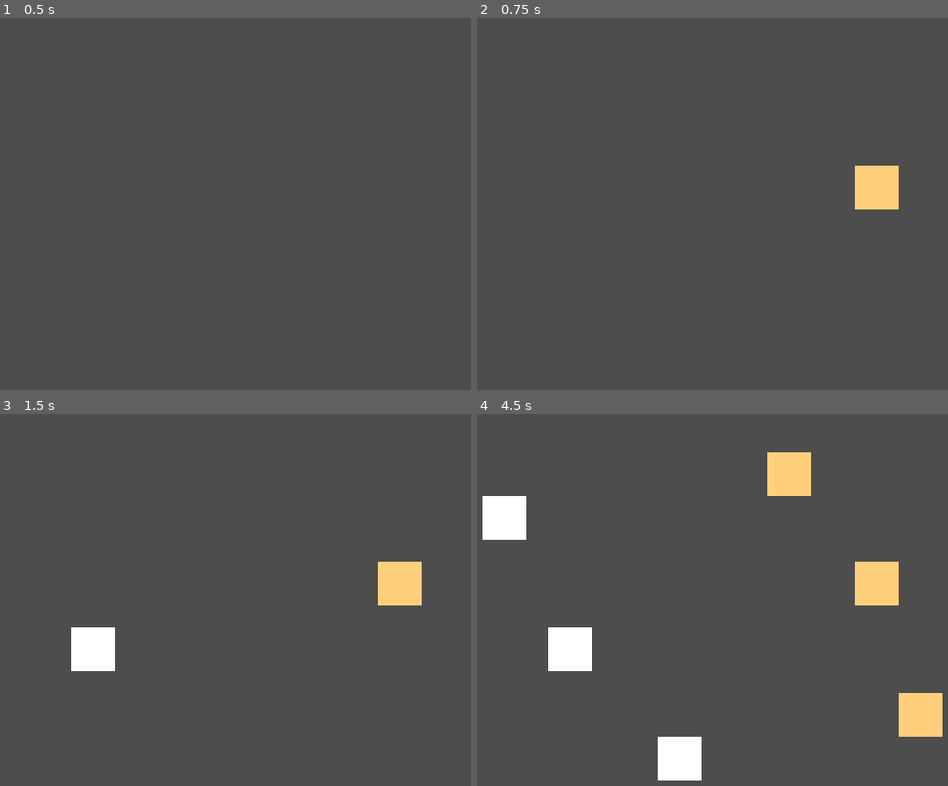
Above: before the commit, frames 1-4 (two rows, left to right).
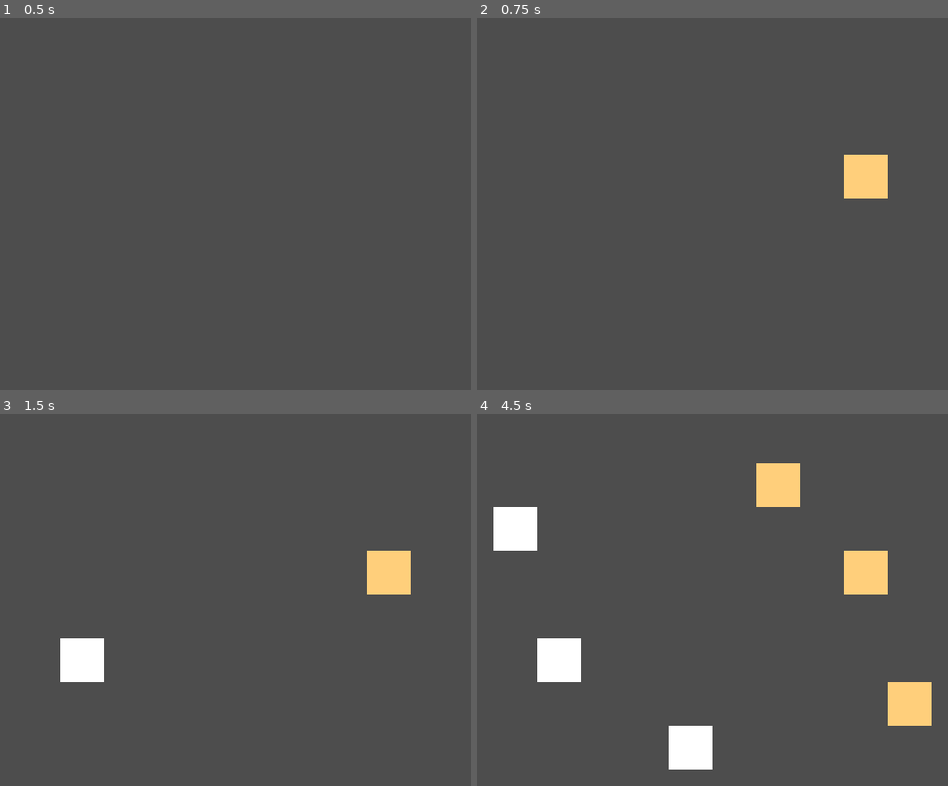
Above: after the commit, the same moments.

Repository: TylerPelaez/pixel-game-jam
Game: Godot game, scene res://Scenes/GridController.tscn
The game is run twice, just before and just after one commit, with the same random seed, the same clock (stepped at 60 frames per second) and the same inputs. This scene is started directly instead of the project's main scene.
Inputs (mouse positions are in pixels of both pictures, inside the frame that each line leads up to):
- Up to frame 1 (0.5 s): no input
- Up to frame 2 (0.75 s): tap Enter at 0.5 s; move the mouse to (867, 189) at 0.52 s; hold Right (ui_right) from 0.53 s (still down); hold 1 (Place Trap 1) from 0.53 s (still down); click (867, 189) at 0.67 s
- Up to frame 3 (1.5 s): tap Space at 1.25 s; move the mouse to (94, 648) at 1.27 s; release Right (ui_right) at 1.28 s; release 1 (Place Trap 1) at 1.28 s; hold Down (ui_down) from 1.28 s (still down); tap 2 (Place Trap 2) at 1.35 s; click (94, 648) at 1.42 s
- Up to frame 4 (4.5 s): tap Enter at 2, 3.5 s; move the mouse to (783, 473) at 2.02 s; release Down (ui_down) at 2.03 s; hold Right (ui_right) 2.03-2.78 s; hold 1 (Place Trap 1) 2.03-2.78 s; click (783, 473) at 2.17 s; tap Space at 2.75, 4.25 s; move the mouse to (679, 748) at 2.77 s; hold Up (ui_up) 2.78-3.53 s; tap 2 (Place Trap 2) at 2.85, 4.35 s; click (679, 748) at 2.92 s; move the mouse to (924, 715) at 3.52 s; hold 1 (Place Trap 1) 3.53-4.28 s; hold Left (ui_left) from 3.53 s (still down); click (924, 715) at 3.67 s; move the mouse to (500, 518) at 4.27 s; click (500, 518) at 4.42 s

Frame 1 is identical in both runs. In frame 2, 1.0% of the frame differs, in the area x 77-90%, y 36-52%; in frame 3, 1.9%; in frame 4, 5.7%, in the area x 1-99%, y 10-99%.

Commit message:
Update trap placement logic to notify nav mesh to rebuild

Diff:
--- a/Enemy/Enemy.gd
+++ b/Enemy/Enemy.gd
@@ -61,8 +61,8 @@
 
 	if input_vector != Vector2.ZERO:
 		scratch_velocity = scratch_velocity.move_toward(input_vector * MAX_SPEED, ACCELERATION * delta)
-		animation_tree.set("parameters/Idle/blend_position", input_vector.x)
-		animation_tree.set("parameters/Attack/blend_position", input_vector.x)
+		animation_tree.set("parameters/Idle/blend_position", scratch_velocity.x)
+		animation_tree.set("parameters/Attack/blend_position", scratch_velocity.x)
 	else:
 		scratch_velocity = scratch_velocity.move_toward(Vector2.ZERO, FRICTION * delta)
 
--- a/Enemy/Enemy.tscn
+++ b/Enemy/Enemy.tscn
@@ -31,6 +31,7 @@
 blend_point_0/pos = 1.0
 blend_point_1/node = SubResource("AnimationNodeAnimation_2f1v5")
 blend_point_1/pos = -1.0
+blend_mode = 1
 
 [sub_resource type="AnimationNodeAnimation" id="AnimationNodeAnimation_406kr"]
 animation = &"IdleRight"
@@ -43,6 +44,7 @@
 blend_point_0/pos = 1.0
 blend_point_1/node = SubResource("AnimationNodeAnimation_texs1")
 blend_point_1/pos = -1.0
+blend_mode = 1
 
 [sub_resource type="AnimationNodeStateMachineTransition" id="AnimationNodeStateMachineTransition_fv5lj"]
 advance_mode = 2
--- a/Player/PlayerController.gd
+++ b/Player/PlayerController.gd
@@ -94,3 +94,9 @@
 func _on_stats_no_health():
 	emit_signal("died")
 	print("Died")
+
+func on_placement_started():
+	pass
+
+func on_placement_ended():
+	pass
--- a/Player/PlayerController.tscn
+++ b/Player/PlayerController.tscn
@@ -94,6 +94,7 @@
 blend_point_3/pos = Vector2(0, -1.1)
 min_space = Vector2(-1, -1.1)
 max_space = Vector2(1, 1.1)
+blend_mode = 1
 
 [sub_resource type="AnimationNodeAnimation" id="AnimationNodeAnimation_q85t1"]
 animation = &"IdleRight"
@@ -118,6 +119,7 @@
 blend_point_3/pos = Vector2(0, -1.1)
 min_space = Vector2(-1, -1.1)
 max_space = Vector2(1, 1.1)
+blend_mode = 1
 
 [sub_resource type="AnimationNodeAnimation" id="AnimationNodeAnimation_d1vag"]
 animation = &"RunRight"
@@ -142,6 +144,7 @@
 blend_point_3/pos = Vector2(0, -1.1)
 min_space = Vector2(-1, -1.1)
 max_space = Vector2(1, 1.1)
+blend_mode = 1
 
 [sub_resource type="AnimationNodeStateMachineTransition" id="AnimationNodeStateMachineTransition_s4b5k"]
 
@@ -559,7 +562,8 @@
 collision_layer = 2
 motion_mode = 1
 script = ExtResource("1_utrqs")
-MAX_SPEED = 150
+ACCELERATION = 1000
+FRICTION = 1000
 
 [node name="Sprite2D" type="Sprite2D" parent="."]
 texture = ExtResource("2_6bgjk")
@@ -601,7 +605,7 @@
 parameters/playback = SubResource("AnimationNodeStateMachinePlayback_80s4j")
 parameters/Attack/blend_position = Vector2(0.098117, 0.0329342)
 parameters/Idle/blend_position = Vector2(0.098117, -0.00658679)
-parameters/Run/blend_position = Vector2(0.102081, 0.00658679)
+parameters/Run/blend_position = Vector2(0.0128913, 0.0197605)
 
 [node name="AnimationPlayer" type="AnimationPlayer" parent="."]
 autoplay = "RESET"
--- a/Player/Traps/MeleeTrap.gd
+++ b/Player/Traps/MeleeTrap.gd
@@ -6,7 +6,7 @@
 # Implement in children
 func attack() -> void:
 	super.attack()
-#	animation_player.play(&"Attack")
+	animation_player.play(&"Attack")
 
 func should_attack() -> bool:
 	if super.should_attack():
--- a/Player/Traps/MeleeTrapStandin.tscn
+++ b/Player/Traps/MeleeTrapStandin.tscn
@@ -7,4 +7,4 @@
 real_trap = ExtResource("2_ieenl")
 
 [node name="Sprite2D" parent="." index="0"]
-modulate = Color(0.388235, 0.811765, 0.482353, 0.498039)
+modulate = Color(1, 1, 1, 0.498039)
--- a/Player/Traps/Trap.gd
+++ b/Player/Traps/Trap.gd
@@ -3,7 +3,10 @@
 
 @export var attack_capable: bool = true
 @export var attack_cooldown: float = 1.0
+
 @onready var attack_cooldown_timer: Timer = $AttackCooldownTimer
+@onready var nav_collision_polygon: CollisionPolygon2D = $NavCollider/CollisionPolygon2D
+
 
 var is_attacking := false
 
--- a/Player/Traps/Trap.tscn
+++ b/Player/Traps/Trap.tscn
@@ -30,4 +30,5 @@
 collision_mask = 0
 
 [node name="CollisionPolygon2D" type="CollisionPolygon2D" parent="NavCollider"]
+visible = false
 polygon = PackedVector2Array(-10, -10, 10, -10, 10, 10, -10, 10)
--- a/Player/Traps/TrapStandin.tscn
+++ b/Player/Traps/TrapStandin.tscn
@@ -10,4 +10,5 @@
 
 [node name="Sprite2D" type="Sprite2D" parent="."]
 modulate = Color(1, 0.811765, 0.482353, 0.498039)
+scale = Vector2(2, 2)
 texture = ExtResource("3_r8dp1")
--- a/Scenes/GameController.gd
+++ b/Scenes/GameController.gd
@@ -2,9 +2,11 @@
 class_name GameController
 
 @onready var ui_controller: UIController = $"UI Controller"
+@onready var grid_controller: GridController = $GridController
+@onready var player: PlayerController = $Player
+@onready var nav_controller: NavController = $NavigationRegion2D
 
 @export var enemy_prefab: PackedScene
-@export var player: PlayerController
 @export var enemies_per_wave_level = 30
 @export var enemy_spawn_distance = 450
 @export var wave_spawn_time_seconds: float = 30.0
@@ -17,6 +19,9 @@
 var dead_enemies_count: int
 
 func _ready():
+	grid_controller.placement_started.connect(player.on_placement_started)
+	grid_controller.placement_ended.connect(player.on_placement_ended)
+	grid_controller.placed_trap.connect(func(trap: Trap): nav_controller.add_structure(trap, trap.nav_collision_polygon))
 	start_wave()
 
 func start_wave():
--- a/Scenes/GridController.gd
+++ b/Scenes/GridController.gd
@@ -1,11 +1,17 @@
 extends Node2D
 class_name GridController
 
+signal placement_started
+signal placement_ended
+signal placed_trap(trap: Trap)
+
 @export var trap_placement_prefab_1: PackedScene
 @export var trap_placement_prefab_2: PackedScene
-@export var GRID_SIZE_PIXELS: int = 8
+@export var GRID_SIZE_PIXELS: int = 16
 
 @export var GRID_DIMENSIONS: Vector2i = Vector2.ZERO
+
+@onready var shape_cast: ShapeCast2D = $ShapeCast2D
 
 enum State {
 	DEFAULT,
@@ -27,7 +33,9 @@
 			return
 		State.PLACING:
 			var mouse_pos = get_global_mouse_position()
-			trap_placement_instance.global_position = snap_to_grid(mouse_pos)
+			var grid_pos = snap_to_grid(mouse_pos)
+			trap_placement_instance.global_position = grid_pos
+			trap_placement_instance.modulate = Color.WHITE if can_place(trap_placement_instance, grid_pos) else Color.RED
 
 func _input(event):
 	if state == State.DEFAULT and event.is_action_pressed("Place Trap 1"):
@@ -41,11 +49,42 @@
 
 func start_placing(trap_placement_prefab: PackedScene):
 	state = State.PLACING
+
 	trap_placement_instance = trap_placement_prefab.instantiate()
 	get_tree().root.add_child.call_deferred(trap_placement_instance)
 
-func place_trap(current_trap: TrapStandin, pos):
+func can_place(current_trap: TrapStandin, pos: Vector2):
+	if shape_cast.shape is RectangleShape2D:
+		shape_cast.shape.size = Vector2(GRID_SIZE_PIXELS + 2, GRID_SIZE_PIXELS + 2)
+	else:
+		push_error("Wrong Shape in Shape Cast!")
+		return false
+
+	shape_cast.position = snap_to_grid(pos)
+	shape_cast.set_collision_mask_value(1, false)
+	shape_cast.set_collision_mask_value(2, true)
+	shape_cast.set_collision_mask_value(6, true)
+
+	shape_cast.force_shapecast_update()
+	var colliding_with_entities = shape_cast.is_colliding()
+
+	shape_cast.shape.size = Vector2(GRID_SIZE_PIXELS - 1, GRID_SIZE_PIXELS - 1)
+	shape_cast.set_collision_mask_value(1, true)
+	shape_cast.set_collision_mask_value(2, false)
+	shape_cast.set_collision_mask_value(6, false)
+
+	shape_cast.force_shapecast_update()
+	var colliding_with_world = shape_cast.is_colliding()
+
+	return !colliding_with_entities && !colliding_with_world
+
+func place_trap(current_trap: TrapStandin, pos: Vector2):
+	if !can_place(current_trap, pos):
+		return
+
 	var new_trap = current_trap.real_trap.instantiate()
-	get_tree().root.add_child(new_trap)
+	get_parent().add_child(new_trap)
 	new_trap.position = pos
+	placed_trap.emit(new_trap)
+	trap_placement_instance.queue_free()
 	state = State.DEFAULT
--- a/Scenes/GridController.tscn
+++ b/Scenes/GridController.tscn
@@ -1,10 +1,18 @@
-[gd_scene load_steps=4 format=3 uid="uid://bpc4qn3bix2nh"]
+[gd_scene load_steps=5 format=3 uid="uid://bpc4qn3bix2nh"]
 
 [ext_resource type="Script" path="res://Scenes/GridController.gd" id="1_d6soy"]
 [ext_resource type="PackedScene" uid="uid://bcruqu6j56sxy" path="res://Player/Traps/TrapStandin.tscn" id="2_ndrmh"]
 [ext_resource type="PackedScene" uid="uid://gvo1yvogxxak" path="res://Player/Traps/MeleeTrapStandin.tscn" id="3_h5fbk"]
 
+[sub_resource type="RectangleShape2D" id="RectangleShape2D_2b5an"]
+size = Vector2(16, 16)
+
 [node name="GridController" type="Node2D"]
 script = ExtResource("1_d6soy")
 trap_placement_prefab_1 = ExtResource("2_ndrmh")
 trap_placement_prefab_2 = ExtResource("3_h5fbk")
+
+[node name="ShapeCast2D" type="ShapeCast2D" parent="."]
+shape = SubResource("RectangleShape2D_2b5an")
+target_position = Vector2(0, 0)
+collision_mask = 0
--- a/Scenes/TestScene.tscn
+++ b/Scenes/TestScene.tscn
@@ -10,27 +10,25 @@
 [ext_resource type="PackedScene" uid="uid://dos2g6h404rdh" path="res://Scenes/ui_controller.tscn" id="7_epif2"]
 [ext_resource type="PackedScene" uid="uid://d1nu2tugkl7u8" path="res://Scenes/wall.tscn" id="8_q1nra"]
 [ext_resource type="Script" path="res://Scripts/NavController.gd" id="9_r7anm"]
-[ext_resource type="PackedScene" uid="uid://cngny766lomx0" path="res://Player/Traps/MeleeTrap.tscn" id="9_xun5q"]
 
 [sub_resource type="NavigationPolygon" id="NavigationPolygon_d0f8k"]
 vertices = PackedVector2Array(-260, -676, 252, -676, 252, -36, -260, -36)
 polygons = Array[PackedInt32Array]([PackedInt32Array(0, 1, 2, 3)])
 outlines = Array[PackedVector2Array]([PackedVector2Array(-260, -676, 252, -676, 252, -36, -260, -36)])
 
-[node name="TestScene" type="Node2D" node_paths=PackedStringArray("player")]
+[node name="TestScene" type="Node2D"]
 y_sort_enabled = true
 script = ExtResource("1_ja4hw")
 enemy_prefab = ExtResource("3_50qa3")
-player = NodePath("Player")
 enemy_spawn_distance = 200
 
 [node name="Background" type="Sprite2D" parent="."]
 z_index = -1
 texture_repeat = 2
 texture = ExtResource("3_bacdg")
-offset = Vector2(0, -280)
+offset = Vector2(-4, -328)
 region_enabled = true
-region_rect = Rect2(-128, -240, 512, 960)
+region_rect = Rect2(0, 0, 1280, 1280)
 
 [node name="Player" parent="." instance=ExtResource("1_xlw7c")]
 position = Vector2(0, -300)
@@ -41,10 +39,9 @@
 player = NodePath("../Player")
 
 [node name="Core" parent="." instance=ExtResource("5_5uk77")]
-position = Vector2(-4, -388)
+position = Vector2(-4, -356)
 
 [node name="GridController" parent="." instance=ExtResource("6_fjncl")]
-GRID_SIZE_PIXELS = 16
 GRID_DIMENSIONS = Vector2i(64, 80)
 
 [node name="UI Controller" parent="." instance=ExtResource("7_epif2")]
@@ -68,35 +65,3 @@
 navigation_polygon = SubResource("NavigationPolygon_d0f8k")
 script = ExtResource("9_r7anm")
 grid_controller = NodePath("../GridController")
-
-[node name="MeleeTrap" parent="NavigationRegion2D" instance=ExtResource("9_xun5q")]
-y_sort_enabled = false
-position = Vector2(28, -324)
-
-[node name="MeleeTrap2" parent="NavigationRegion2D" instance=ExtResource("9_xun5q")]
-y_sort_enabled = false
-position = Vector2(60, -340)
-
-[node name="MeleeTrap4" parent="NavigationRegion2D" instance=ExtResource("9_xun5q")]
-y_sort_enabled = false
-position = Vector2(44, -340)
-
-[node name="MeleeTrap5" parent="NavigationRegion2D" instance=ExtResource("9_xun5q")]
-y_sort_enabled = false
-position = Vector2(44, -452)
-
-[node name="MeleeTrap6" parent="NavigationRegion2D" instance=ExtResource("9_xun5q")]
-y_sort_enabled = false
-position = Vector2(28, -452)
-
-[node name="MeleeTrap7" parent="NavigationRegion2D" instance=ExtResource("9_xun5q")]
-y_sort_enabled = false
-position = Vector2(-84, -404)
-
-[node name="MeleeTrap9" parent="NavigationRegion2D" instance=ExtResource("9_xun5q")]
-y_sort_enabled = false
-position = Vector2(-84, -388)
-
-[node name="MeleeTrap8" parent="NavigationRegion2D" instance=ExtResource("9_xun5q")]
-y_sort_enabled = false
-position = Vector2(12, -324)
--- a/Scripts/NavController.gd
+++ b/Scripts/NavController.gd
@@ -2,7 +2,7 @@
 class_name NavController
 
 @export var grid_controller: GridController
-var new_navigation_polygon: NavigationPolygon = get_navigation_polygon()
+var original_navigation_polygon: NavigationPolygon = get_navigation_polygon().duplicate()
 
 var to_draw = []
 var outlines = {}
@@ -11,38 +11,31 @@
 var outlines_to_grids = {}
 
 func _ready():
-	parse_2d_collisionshapes(self)
-	merge_outlines()
-	new_navigation_polygon.make_polygons_from_outlines()
-
-func parse_2d_collisionshapes(root_node: Node):
 	for i in grid_controller.GRID_DIMENSIONS.x:
 		var col = []
 		for j in grid_controller.GRID_DIMENSIONS.y:
 			col.append(-1)
 		grid_to_outline.append(col)
+	parse_2d_collisionshapes(self)
+	rebuild_polygon_from_outlines()
 
+
+func rebuild_polygon_from_outlines():
+	var new_navigation_polygon = original_navigation_polygon.duplicate()
+	merge_outlines(new_navigation_polygon)
+	new_navigation_polygon.make_polygons_from_outlines()
+	set_navigation_polygon(new_navigation_polygon)
+	NavigationServer2D.region_set_navigation_polygon(get_region_rid(), navigation_polygon)
+
+func parse_2d_collisionshapes(root_node: Node):
 	for node in root_node.get_children():
 		if node.get_child_count() > 0:
 			parse_2d_collisionshapes(node)
 
 		if node is CollisionPolygon2D:
-			var grid_pos = grid_controller.world_pos_to_grid_coords(node.global_position)
-			var collisionpolygon_transform: Transform2D = node.get_global_transform()
-			var collisionpolygon: PackedVector2Array = node.polygon
+			_add_structure(node)
 
-			var new_collision_outline: PackedVector2Array = collisionpolygon_transform * collisionpolygon
-
-			grid_to_outline[grid_pos.x][grid_pos.y] = outline_count
-			outlines[outline_count] = new_collision_outline
-			if !outlines_to_grids.has(outline_count):
-				outlines_to_grids[outline_count] = []
-
-			outlines_to_grids[outline_count].append(grid_pos)
-
-			outline_count += 1
-
-func merge_outlines():
+func merge_outlines(navigation_polygon: NavigationPolygon):
 	for x in grid_to_outline.size():
 		for y in grid_to_outline[x].size():
 			if grid_to_outline[x][y] == -1:
@@ -51,18 +44,18 @@
 			var current_outline_key = grid_to_outline[x][y]
 			var current_outline = outlines[current_outline_key]
 
-			if x < grid_to_outline.size() - 1 && grid_to_outline[x + 1][y] != -1:
+			if x < grid_to_outline.size() - 1 && grid_to_outline[x + 1][y] != -1 && grid_to_outline[x + 1][y] != current_outline_key:
 				merge(current_outline_key, grid_to_outline[x + 1][y])
-			if y < grid_to_outline[x].size() - 1 && grid_to_outline[x][y + 1] != -1:
+			if y < grid_to_outline[x].size() - 1 && grid_to_outline[x][y + 1] != -1 && grid_to_outline[x][y + 1] != current_outline_key:
 				merge(current_outline_key, grid_to_outline[x][y + 1])
-			if y < grid_to_outline[x].size() - 1 && x < grid_to_outline.size() - 1 && grid_to_outline[x + 1][y + 1] != -1:
+			if y < grid_to_outline[x].size() - 1 && x < grid_to_outline.size() - 1 && grid_to_outline[x + 1][y + 1] != -1 && grid_to_outline[x + 1][y + 1] != current_outline_key:
 				merge(current_outline_key, grid_to_outline[x + 1][y + 1])
-			if y < grid_to_outline[x].size() - 1 && x > 0 && grid_to_outline[x - 1][y + 1] != -1:
+			if y < grid_to_outline[x].size() - 1 && x > 0 && grid_to_outline[x - 1][y + 1] != -1 && grid_to_outline[x - 1][y + 1] != current_outline_key:
 				merge(current_outline_key, grid_to_outline[x - 1][y + 1])
 
 	for outline in outlines.values():
 		to_draw.append(outline)
-		new_navigation_polygon.add_outline(outline)
+		navigation_polygon.add_outline(outline)
 
 #func _draw():
 #	for polygon in to_draw:
@@ -84,3 +77,31 @@
 
 	outlines.erase(adjacent_outline_key)
 	outlines_to_grids.erase(adjacent_outline_key)
+
+
+func _add_structure(collider: CollisionPolygon2D):
+	var grid_pos = grid_controller.world_pos_to_grid_coords(collider.global_position)
+	var collisionpolygon_transform: Transform2D = collider.get_global_transform()
+	var collisionpolygon: PackedVector2Array = collider.polygon
+
+	var new_collision_outline: PackedVector2Array = collisionpolygon_transform * collisionpolygon
+
+	grid_to_outline[grid_pos.x][grid_pos.y] = outline_count
+	outlines[outline_count] = new_collision_outline
+	if !outlines_to_grids.has(outline_count):
+		outlines_to_grids[outline_count] = []
+
+	outlines_to_grids[outline_count].append(grid_pos)
+	outline_count += 1
+
+
+func add_structure(node: Node2D, collider: CollisionPolygon2D):
+	var grid_pos = grid_controller.world_pos_to_grid_coords(collider.global_position)
+	if grid_to_outline[grid_pos.x][grid_pos.y] != -1:
+		push_error("Attempting to place structure on existing structure!")
+		return
+
+	# Add the outline, then we're just gonna rebuild our whole thing
+	_add_structure(collider)
+	# If this becomes very slow, then do this smarter. For now though, sue me I'm gonna rebuild it all!
+	rebuild_polygon_from_outlines()
Not shown: 1 places in Scenes/TestScene.tscn that only renumber resources
